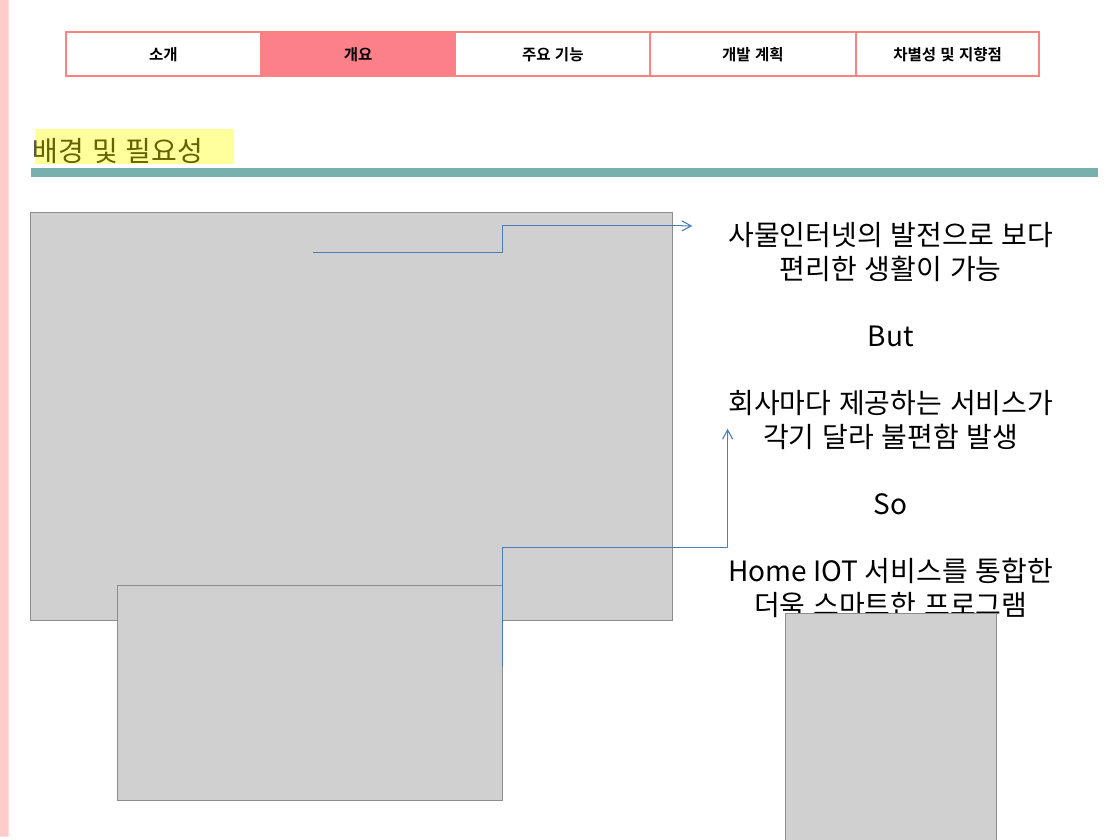
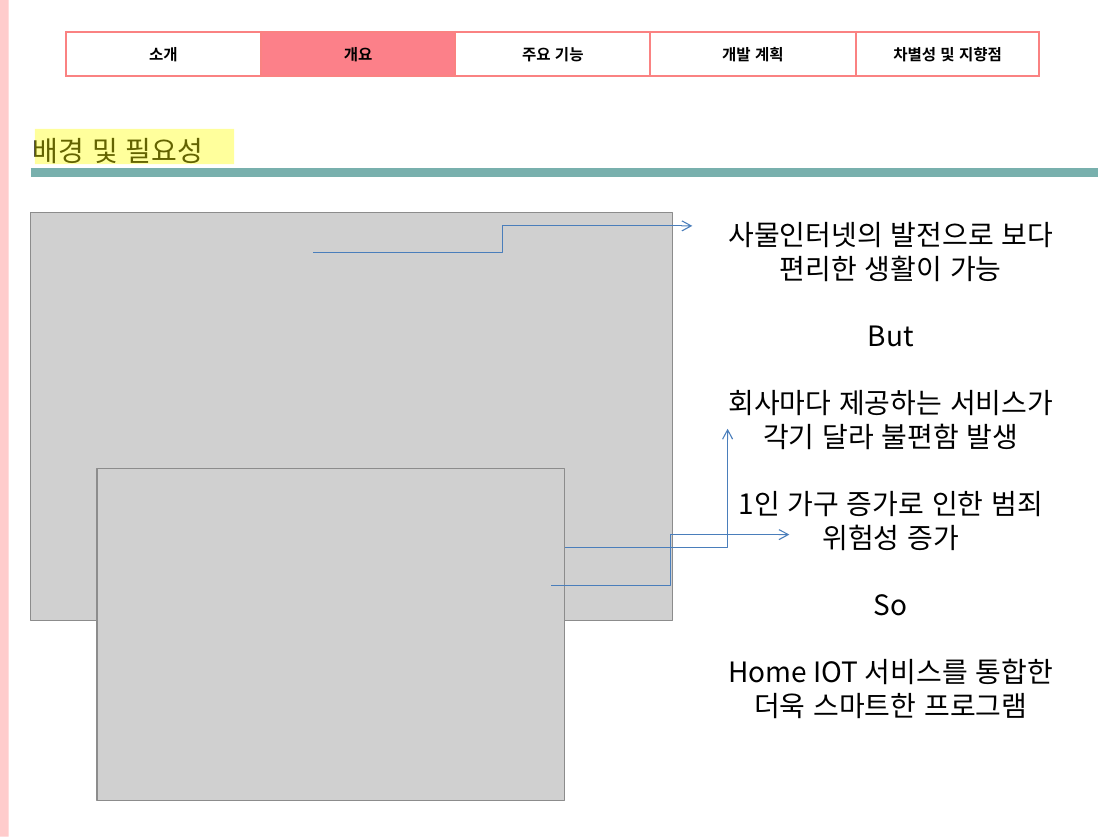
Before and after one commit to OriginalNetworkExperts/SystemConstruct, a slide deck: slide 5 of 시스템분석설계ppt.pptx. Drawn at 1120x840 pixels with LibreOffice and Linux fonts; fonts in the diff are those of the drawing; grey boxes stand for pictures; background and template pictures are left out. Boxes give left, top, right and bottom in pixels: in the first picture for what was removed or moved away, otherwise in the second. Text is boxed around its words. In the diff, an @@ line names an element or a change of style, - is before the commit and + after.

```diff
--- a/시스템분석설계ppt.pptx
+++ b/시스템분석설계ppt.pptx
@@ picture added at (x1=97, y1=468, x2=564, y2=801) @@
@@ text at (x1=738, y1=491, x2=1043, y2=551): paragraph added @@
+1인 가구 증가로 인한 범죄 위험성 증가
@@ elbow arrow added from (551, 586) to (790, 534), #4B7EBC 0.75 pt @@
@@ picture removed at (x1=785, y1=614, x2=996, y2=840) @@
```
Also in this commit, not shown: 10 other slides changed, 8 slides added.
